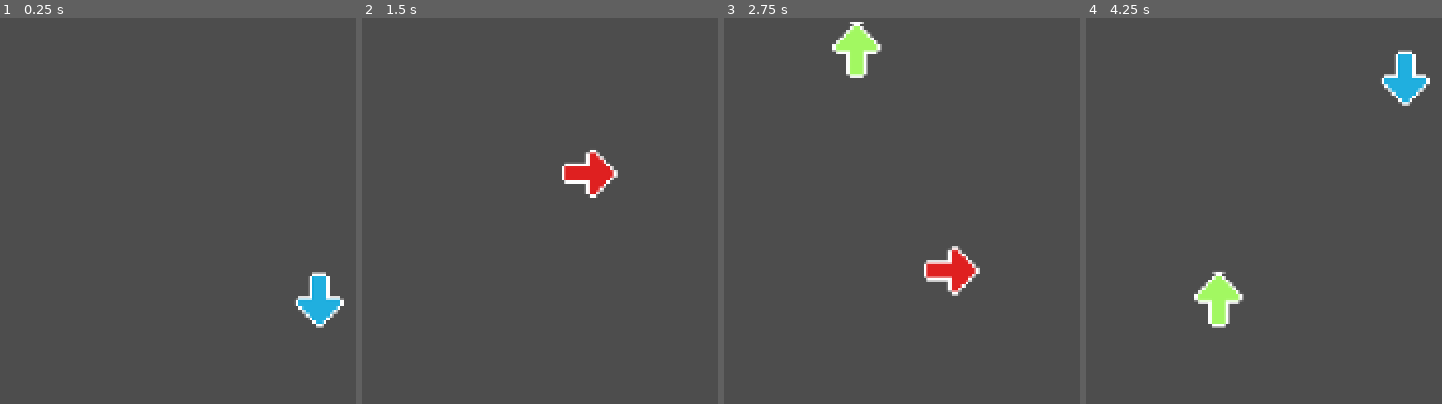
Above: before the commit, frames 1-4 (left to right).
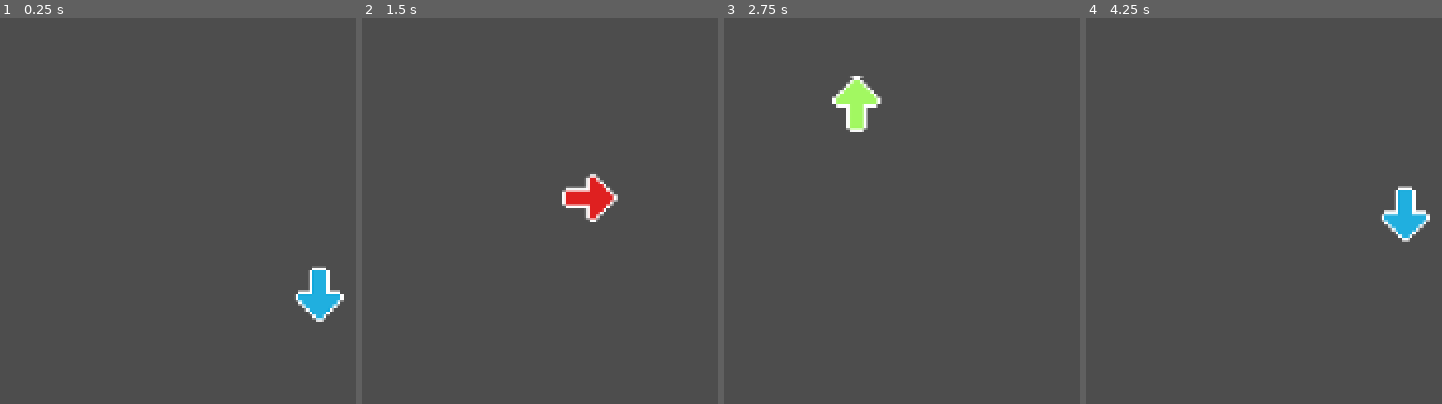
Above: after the commit, the same moments.

Repository: Infernape333/JRPG_Core
Game: Godot game, scene res://Cenas/fila_de_setas.tscn
Same seed, same stepped clock (60 frames per second), same inputs: the game is played once before the commit and once after it. This scene is started directly instead of the project's main scene. Sound files missing from this copy of the repository are replaced by a short silence.
Inputs:
- Up to frame 1 (0.25 s): no input
- Up to frame 2 (1.5 s): hold D (Direita) 0.53-1.28 s; hold E (Interacao) 0.53-1.28 s; hold S (Baixo) from 1.28 s (still down); tap E (Interacao) at 1.35 s
- Up to frame 3 (2.75 s): release S (Baixo) at 2.03 s; hold D (Direita) from 2.03 s (still down); hold E (Interacao) from 2.03 s (still down)
- Up to frame 4 (4.25 s): release D (Direita) at 2.78 s; release E (Interacao) at 2.78 s; hold W (Cima) 2.78-3.53 s; tap E (Interacao) at 2.85 s; hold A (Esquerda) from 3.53 s (still down); hold E (Interacao) from 3.53 s (still down)

The runs differ from the first frame. In frame 1, 0.7% of the frame differs, in the area x 83-97%, y 64-81%; in frame 2, 1.8%; in frame 3, 3.4%, in the area x 30-72%, y 1-73%; in frame 4, 3.4%.

Commit message:
refazendo o q ja tinha antes

Diff:
--- a/Cenas/fila_de_setas.tscn
+++ b/Cenas/fila_de_setas.tscn
@@ -1,6 +1,10 @@
-[gd_scene load_steps=2 format=3 uid="uid://6n6mjs0ofwfp"]
+[gd_scene load_steps=3 format=3 uid="uid://6n6mjs0ofwfp"]
 
 [ext_resource type="Script" path="res://Scripts/fila_de_setas.gd" id="1_bk607"]
+[ext_resource type="AudioStream" path="res://Musics/18 Accursed One.mp3" id="2_6lhc2"]
 
 [node name="fila_de_setas" type="Node2D"]
 script = ExtResource("1_bk607")
+
+[node name="AudioStreamPlayer" type="AudioStreamPlayer" parent="."]
+stream = ExtResource("2_6lhc2")
--- a/Scripts/fila_de_setas.gd
+++ b/Scripts/fila_de_setas.gd
@@ -3,12 +3,17 @@
 
 @export var spawn_y = 250
 @export var spawn_x_positions = [254, 321, 388, 455]
-@export var arrow_speed = 100
-@export var spawn_interval = .8
+@export var base_arrow_speed = 100  # Base speed
+@export var bpm = 65  # BPM da música
 @export var max_arrows = 8  # Número máximo de setas por sequência
+@export var target_y_position = 50  # Posição onde a seta deve ser clicada
+@export var music_player: AudioStreamPlayer  # Referência ao player de música
+
 
 var arrow_count = 0  # Contador de setas geradas
+var spawn_interval = 60.0 / bpm  # Intervalo entre as setas, baseado no BPM
 var spawn_timer = 0.0
+var arrow_speed = base_arrow_speed
 
 var acertos = 0  # Contagem de acertos do jogador
 
@@ -19,10 +24,9 @@
 "res://Cenas/arrowDireita.tscn"]
 
 func _ready():
-	pass
+	$AudioStreamPlayer.play()
 
 func _process(delta):
-	# Contagem para spawnar novas setas
 	if arrow_count < max_arrows:
 		spawn_timer -= delta
 		if spawn_timer <= 0:
@@ -46,6 +50,9 @@
 	else:
 		arrow_instance.position = Vector2(spawn_x_positions[3], spawn_y)
 
+	var distance_to_travel = spawn_y - target_y_position
+	var travel_time = spawn_interval
+	arrow_instance.speed = distance_to_travel / travel_time
 	# Conecta o sinal de acerto da seta para incrementar a contagem usando Callable
 	arrow_instance.connect("seta_acertada", Callable(self, "_on_seta_acertada"))
 	arrow_count += 1
